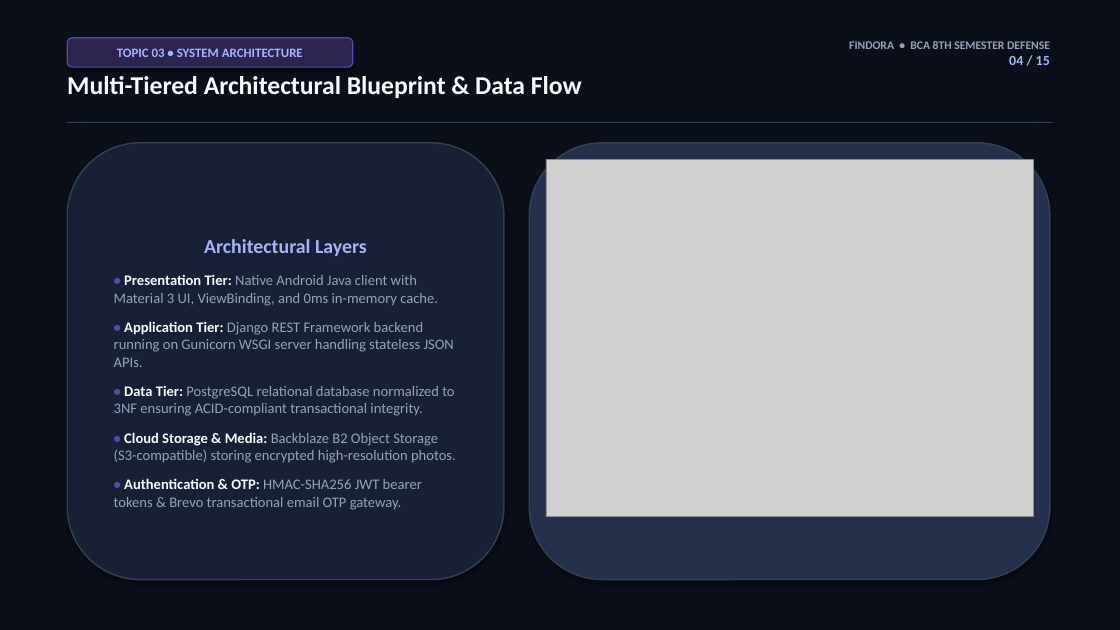
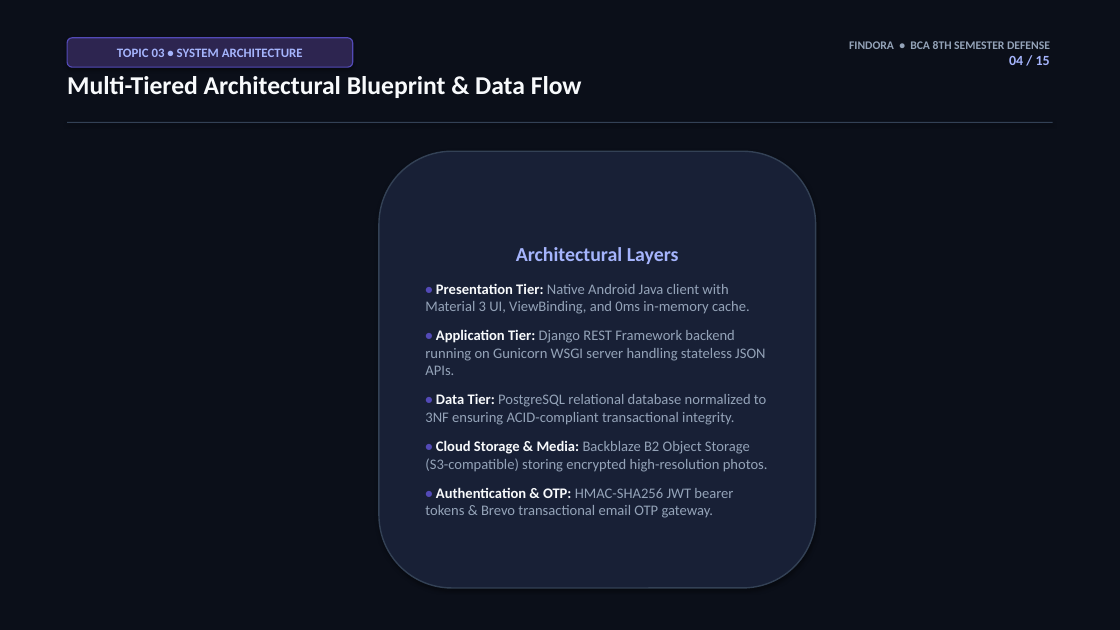
Before and after one commit to LaxmanRawat9749/Findora_Application, a slide deck: slide 4 of findora_presentation.pptx. Drawn at 1120x630 pixels with LibreOffice and Linux fonts; fonts in the diff are those of the drawing; grey boxes stand for pictures. Boxes give left, top, right and bottom in pixels: in the first picture for what was removed or moved away, otherwise in the second. Text is boxed around its words. In the diff, an @@ line names an element or a change of style, - is before the commit and + after.

```diff
--- a/findora_presentation.pptx
+++ b/findora_presentation.pptx
@@ rounded rectangle removed at <box>529,143,1050,580</box> @@
@@ rounded rectangle "Architectural Layers": place and size @@
-rounded rectangle "Architectural Layers" at <box>67,143,504,580</box>
+rounded rectangle "Architectural Layers" at <box>379,151,816,588</box>
@@ picture removed at <box>546,160,1033,517</box> @@
```
Also in this commit, not shown: 8 other slides changed, 42 other files.
